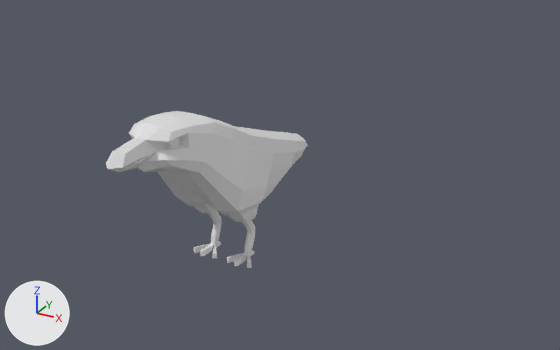
What one commit did to the FBX model Assets/Meshes/Level/Nature/Crow.fbx.
Both versions are drawn from a 50 mm camera at (1.409, -2.157, 1.454) aimed at (0.175, 0.087, 0.333). The lights are fixed; the arrows at lower left show +X, +Y and +Z.

Before the edit, the objects in view are built like this:
```python
me_mesh_002 = bpy.data.meshes.new('Mesh.002')
me_mesh_002.from_pydata(...)  # 510 vertices, 508 faces; spans x -0.15..0.15, y -0.612..0.591, z -0.001..0.661
ob_crow = bpy.data.objects.new('Crow', me_mesh_002)
ob_crow.location = (0.0, 0.0, 0.0)
```
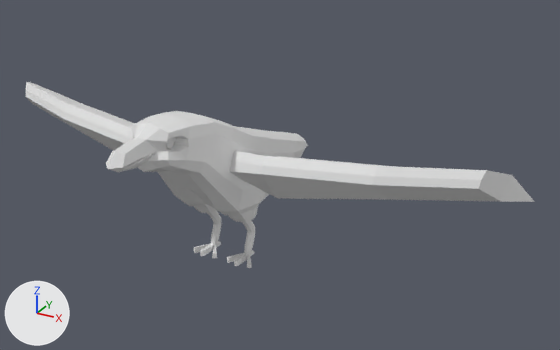
Where the newer file only moved an object's origin or applied its transform, the numbers keep the older frame.

Location of each change, (x1, y1, x2, y2) in pixels of the pictures (560 x 350 px):
'Crow', reshaped (151% wider, 18% taller)
    before: (106, 111, 308, 268)
    after: (26, 82, 535, 268)
part 1 of me_mesh_002, rebuilt
    before: (165, 138, 180, 150)
    after: (165, 137, 176, 149)
part 2 of me_mesh_002, built on
    before: (129, 122, 274, 190)
    after: (26, 82, 535, 202)

Diff of the bpy script that builds the scene:
```diff
--- a/Assets/Meshes/Level/Nature/Crow.fbx.py
+++ b/Assets/Meshes/Level/Nature/Crow.fbx.py
@@ me_mesh_002 @@
 # used by ob_crow; location = (0.0, 0.0, 0.0)
-me_mesh_002.from_pydata(...)  # 510 vertices, 508 faces; spans x -0.15..0.15, y -0.612..0.591, z -0.001..0.661
+me_mesh_002.from_pydata(...)  # 577 vertices, 578 faces; spans x -1.043..1.043, y -0.612..0.591, z -0.001..0.661
+# me_mesh_002 part 1: the loose piece of 26 vertices spanning x 0.014..0.079, y -0.414..-0.349, z 0.565..0.631 is rebuilt with 51 vertices and now spans x -0.065..0.065, y -0.415..-0.35, z 0.567..0.632
+# me_mesh_002 part 2
+# 4 vertices are removed from x -0.145..0.145, y -0.398..-0.099, z 0.421..0.638
+# 26 faces are deleted
+# 19 vertices move from x -0.097..0.097, y -0.489..-0.339, z 0.573..0.619 to x -0.097..0.097, y -0.446..-0.343, z 0.577..0.612
+# 72 vertices are added at x -1.043..1.043, y -0.419..0.19, z 0.355..0.638
+# 96 new faces join them
```
